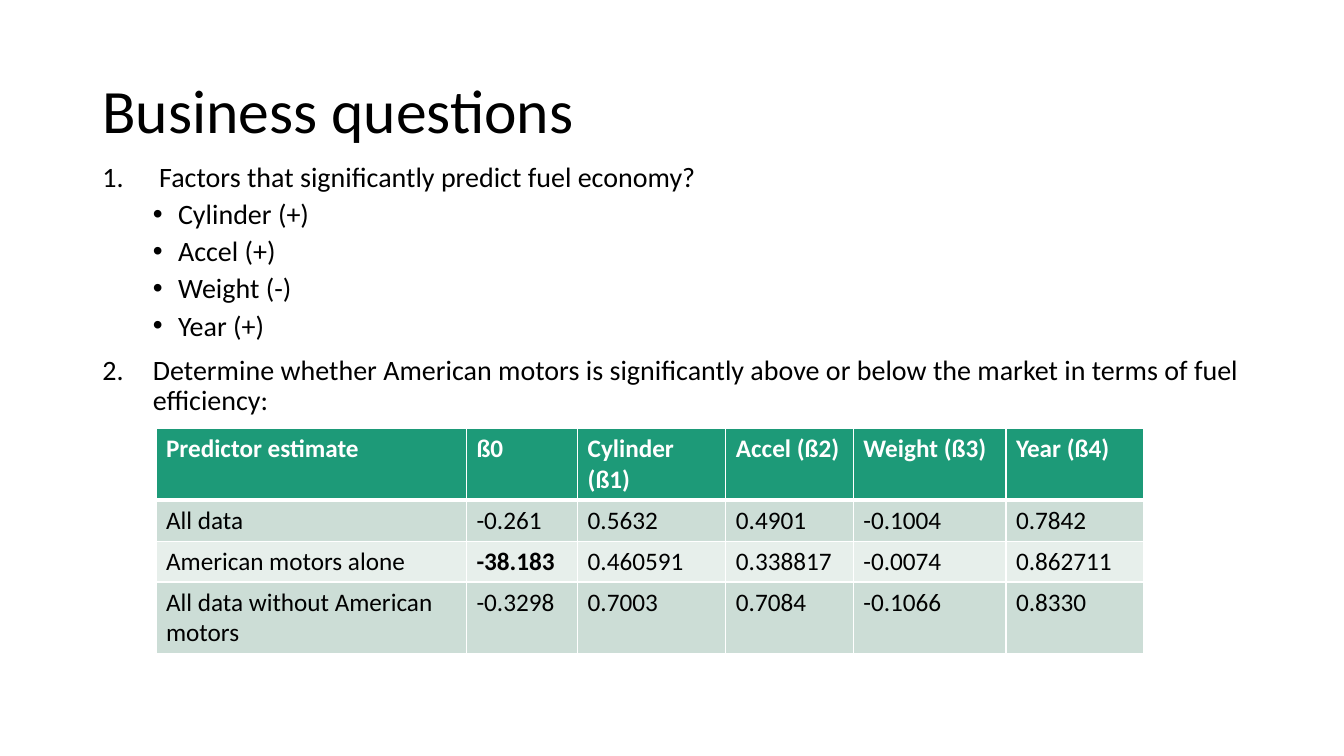
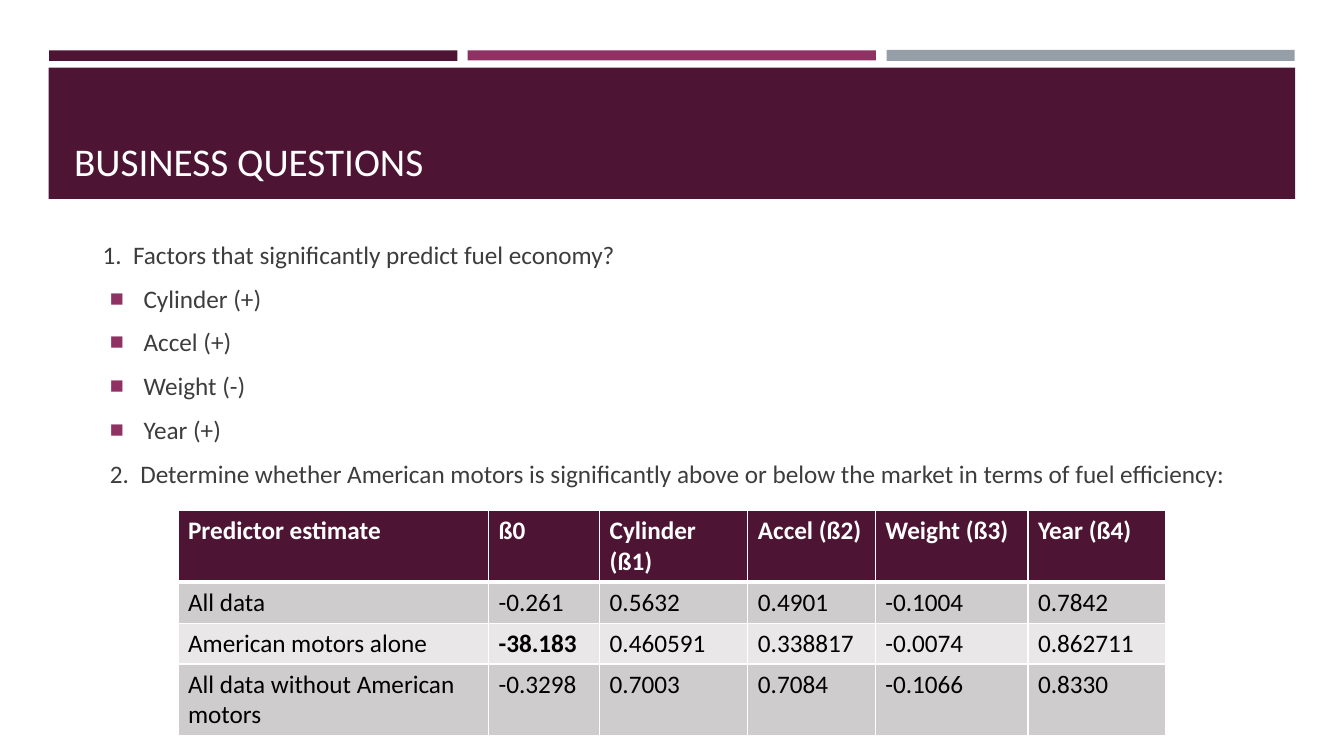
Before and after one commit to TheKarthikeyan/AMDA, a slide deck: slide 14 of cases/americanmotors/americanmotors.pptx (slide 11 before the commit). Drawn at 1344x756 pixels with LibreOffice and Linux fonts; fonts in the diff are those of the drawing. Boxes give left, top, right and bottom in pixels: in the first picture for what was removed or moved away, otherwise in the second. Text is boxed around its words. In the diff, an @@ line names an element or a change of style, - is before the commit and + after.

Commit message:
"Done with American Motors"

```diff
--- a/cases/americanmotors/americanmotors.pptx
+++ b/cases/americanmotors/americanmotors.pptx
@@ rectangle added at bbox=[49, 50, 458, 60], fill #4D1434 @@
@@ rectangle added at bbox=[468, 50, 876, 60], fill #903163 @@
@@ rectangle added at bbox=[886, 50, 1295, 62], fill #969FA7 @@
@@ rectangle added at bbox=[48, 68, 1296, 199], fill #4D1434 @@
@@ title "BUSINESS QUESTIONS" at bbox=[74, 150, 423, 182]: vertical alignment middle to bottom @@
@@ text "1. Factors that significantly predict ...": place and size @@
-text "1. Factors that significantly predict ..." at bbox=[153, 167, 1238, 415]
+text "1. Factors that significantly predict ..." at bbox=[103, 246, 1224, 488]
@@ text "1. Factors that significantly predict ..." at bbox=[103, 246, 1224, 488]: vertical alignment top to middle @@
@@ title at bbox=[74, 150, 423, 182]: text changed; size 44 to 28 pt; text colour #000000 to #FFFFFF @@
-Business questions
+BUSINESS QUESTIONS
@@ text at bbox=[103, 246, 614, 269]: text changed; size 20 to 18 pt; text colour #000000 to #3D3D3D @@
-1. Factors that significantly predict fuel economy?
+1. Factors that significantly predict fuel economy?
@@ text at bbox=[144, 290, 228, 439]: size 20 to 18 pt, text colour #000000 to #3D3D3D in "Cylinder (+)", "Accel (+)", "Weight (-)", "Year (+)"; bullet • to ■; line spacing 0.9 to 1; more space between paragraphs @@
@@ text at bbox=[110, 465, 1224, 488]: text changed; size 20 to 18 pt; text colour #000000 to #3D3D3D @@
-2. Determine whether American motors is significantly above or below the market in terms of fuel efficiency:
+  2. Determine whether American motors is significantly above or below the market in terms of fuel efficiency:
@@ table at bbox=[178, 511, 1166, 733] @@
@@ fill #1D9A78 to #4D1434 in row 1 @@
@@ fill #CDDED6 to #D0CCCE in 12 cells @@
@@ fill #E8EFEC to #E9E7E8 in row 3 @@
@@ table: place and size @@
-table at bbox=[156, 429, 1143, 651]
+table at bbox=[178, 511, 1166, 733]
```
Also in this commit, not shown: 12 other slides changed, 13 slides added, 3 other files.
